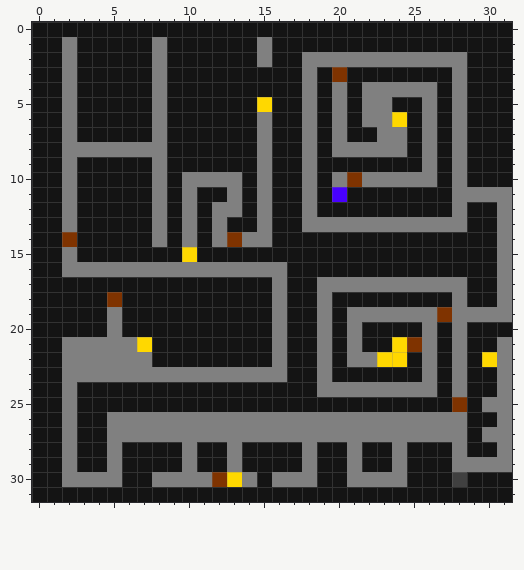
Pixel-art sprite, stored at Game/map7.png. The picture above is the old version.
The file is 32x32 pixels.
New version:
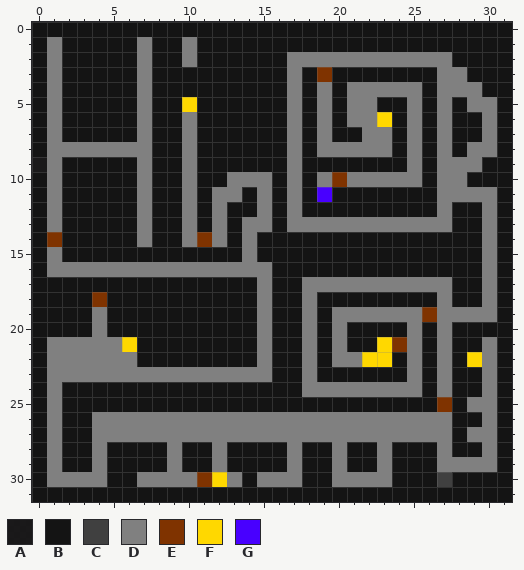
Palette (. is transparent): A #141414f7  B #141414  C #404040  D #808080  E #7f3300  F #ffd800  G #4800ff
Change:
Changed rows in their new state; - is an unchanged pixel.
first column x 0:
 1 -DB----DB-D----B----------------
 2 -DB----DB-D----B-D----------B---
 3 -DB----DB--------DBEB------D----
 4 -DB----DB--------DBDBD----BD-D--
 5 -DB----DB-F----B-DBDBD-B-DBDBDD-
 6 -DB----DB-D----B-DBDBD-FBDBDB-D-
 7 -DB----DB-D----B-DBDB-D-BDBDB-D-
 8 -D------B-D----B-DBD----BDBDBDD-
 9 ADB----DB-D----B-DB------DBD-D--
10 -DB----DB--BB-D--DBDED----BD----
11 -DB----DB---D----DBGB------D---B
12 -DB----DB----B---DB--------DB-DB
13 -DB----DB-----D--D----------B-DB
14 -EB----DB--E-B-B--------------DB
15 -DB-------B---D---------------DB
16 -D--------------B-------------DB
17 ---------------DB-D---------B-DB
18 ----EB---------DB-DB-------DB-DB
19 ----DB---------DB-DBD-----ED---B
20 ----DB---------DB-DBDB---DBDB---
21 -D----FB-------DB-DBDB-FEDBDB-DB
22 -D-----B-------DB-DBD-F-BDBDBFDB
23 -D--------------B-DB-----DBDB-DB
24 -DB---------------D-------BDB-DB
25 -DB------------------------EBD-B
26 -DB-D-----------------------B-DB
27 -DB-D-----------------------BD-B
28 -DB-DB---DB-DB---DB-DB-DB--DB-DB
29 -DB-DB---DB-DB---DB-DB-DB--D---B
30 -D---B-D---EFDBD--B-D---B--CB---
Pixel boxes of the changes (left, top, right, bottom) in both pictures:
changed: (32, 37, 512, 487)
